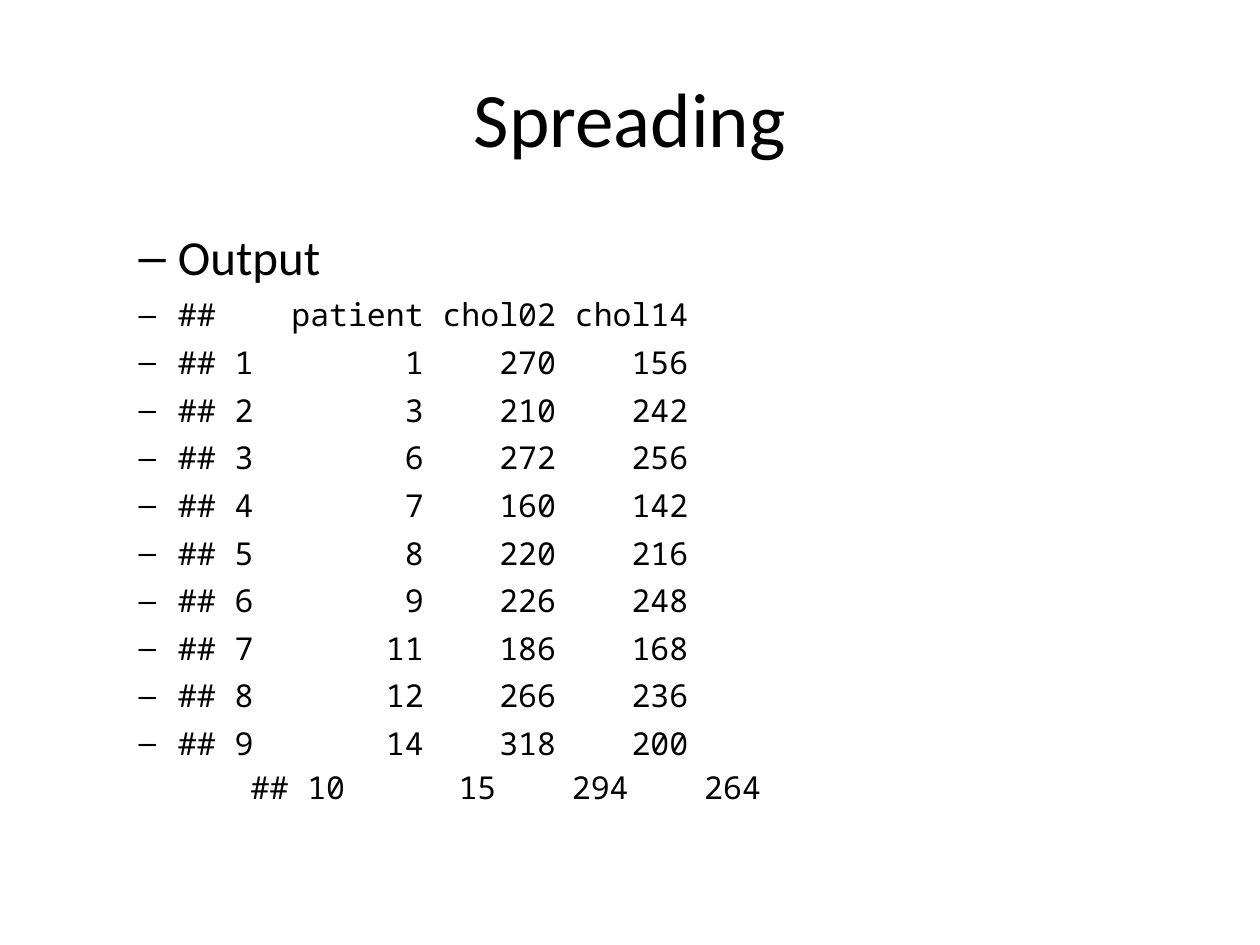
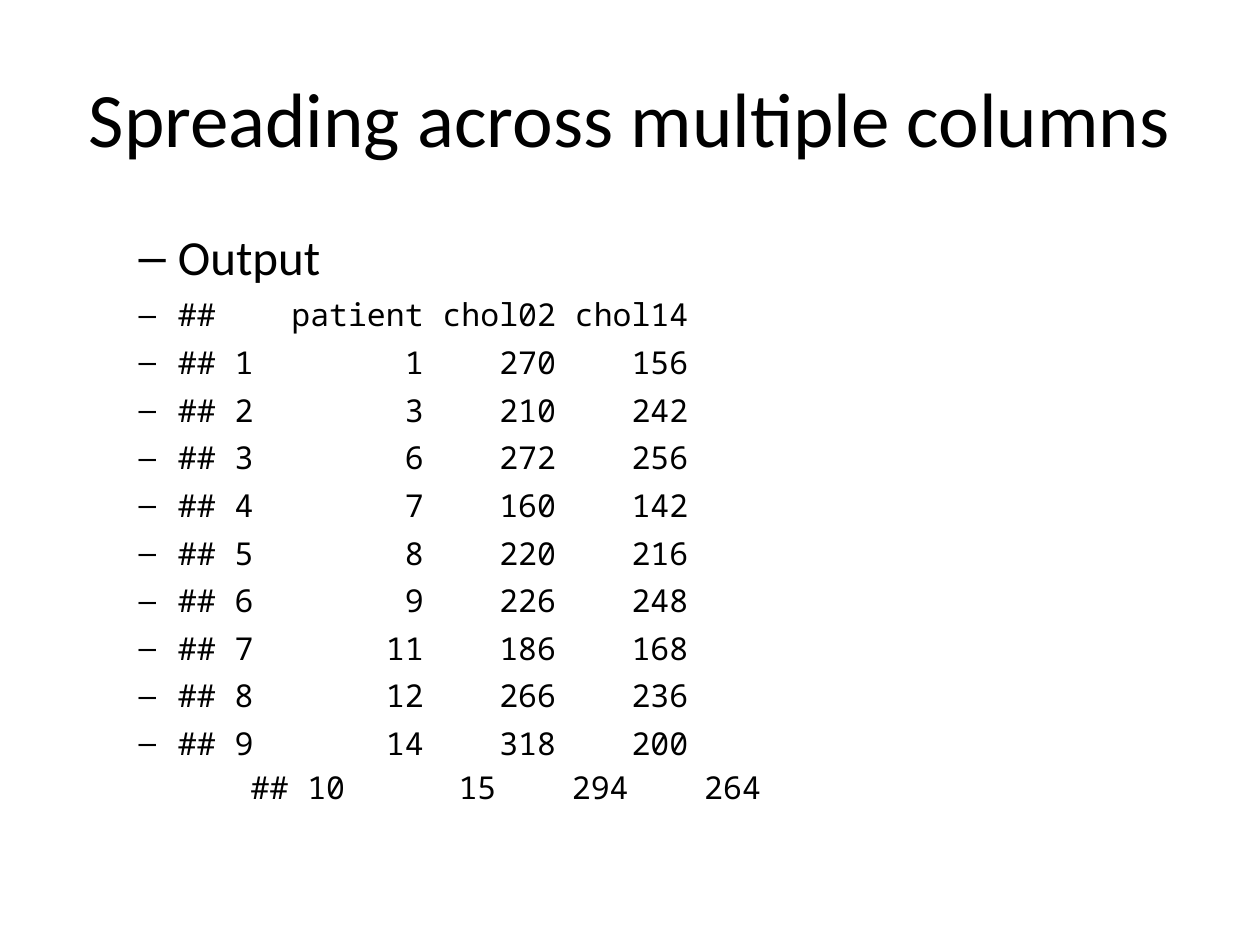
Before and after one commit to pmean/introduction-to-sql, a slide deck: slide 13 of module15-gathering-and-spreading/gather.pptx (slide 14 before the commit). Drawn at 1260x945 pixels with LibreOffice and Linux fonts; fonts in the diff are those of the drawing. Boxes give left, top, right and bottom in pixels: in the first picture for what was removed or moved away, otherwise in the second. Text is boxed around its words. In the diff, an @@ line names an element or a change of style, - is before the commit and + after.

```diff
--- a/module15-gathering-and-spreading/gather.pptx
+++ b/module15-gathering-and-spreading/gather.pptx
@@ title at bbox=[89, 93, 1170, 161]: text changed @@
-Spreading
+Spreading across multiple columns
```
Also in this commit, not shown: 6 other slides changed, 8 slides added, 5 other files.
